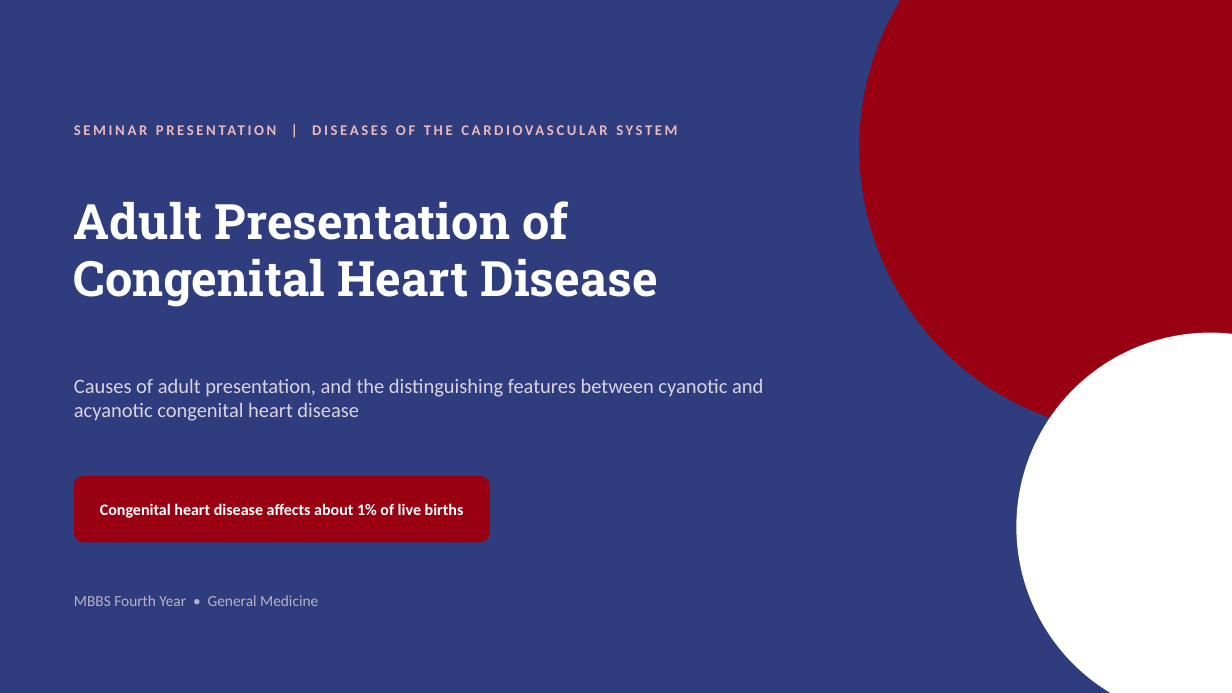
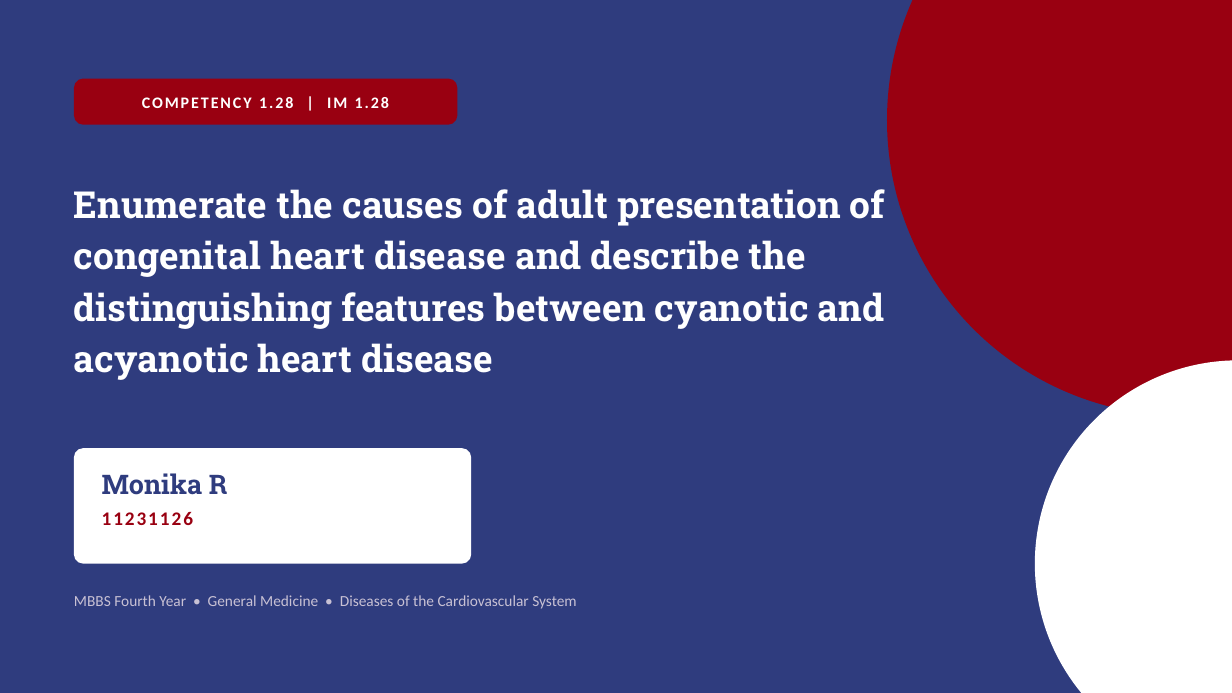
Before and after one commit to highhsenberg/highhsenberg, a slide deck: slide 1 of deck/Congenital-Heart-Disease-in-Adults.pptx. Drawn at 1232x693 pixels with LibreOffice and Linux fonts; fonts in the diff are those of the drawing. Boxes give left, top, right and bottom in pixels: in the first picture for what was removed or moved away, otherwise in the second. Text is boxed around its words. In the diff, an @@ line names an element or a change of style, - is before the commit and + after.

```diff
--- a/deck/Congenital-Heart-Disease-in-Adults.pptx
+++ b/deck/Congenital-Heart-Disease-in-Adults.pptx
@@ ellipse: place and size @@
-ellipse at bbox=[860, 0, 1232, 434]
+ellipse at bbox=[887, 0, 1232, 416]
@@ rounded rectangle added at bbox=[74, 79, 457, 125], fill #990011 @@
@@ text removed at bbox=[74, 116, 906, 143] @@
-SEMINAR PRESENTATION | DISEASES OF THE CARDIOVASCULAR SYSTEM
@@ text added at bbox=[142, 97, 389, 108], 12.5 pt, text #FFFFFF, bold @@
+COMPETENCY 1.28 | IM 1.28
@@ text at bbox=[74, 189, 885, 380]: text changed; size 16 to 29 pt; font Calibri to Roboto Slab; text colour #D9D3E0 to #FFFFFF; bold on @@
-Causes of adult presentation, and the distinguishing features between cyanotic and acyanotic congenital heart disease
+Enumerate the causes of adult presentation of congenital heart disease and describe the distinguishing features between cyanotic and acyanotic heart disease
@@ text removed at bbox=[74, 201, 658, 307] @@
-Adult Presentation of
-Congenital Heart Disease
@@ ellipse: place and size @@
-ellipse at bbox=[1017, 333, 1232, 693]
+ellipse at bbox=[1035, 360, 1232, 693]
@@ rounded rectangle: place and size @@
-rounded rectangle at bbox=[74, 476, 490, 543]
+rounded rectangle at bbox=[74, 448, 471, 564]
@@ rounded rectangle at bbox=[74, 448, 471, 564]: fill #990011 to #FFFFFF; proportions changed @@
@@ text at bbox=[102, 473, 228, 495]: text changed; size 12.5 to 21 pt; font Calibri to Roboto Slab; text colour #FFFFFF to #2F3C7E @@
-Congenital heart disease affects about 1% of live births
+Monika R
@@ text added at bbox=[102, 504, 453, 531], 15 pt, text #990011, bold @@
+11231126
@@ text at bbox=[74, 595, 576, 609]: text changed; text colour #B9B2C6 to #C8C1D4 @@
-MBBS Fourth Year • General Medicine
+MBBS Fourth Year • General Medicine • Diseases of the Cardiovascular System
```
Also in this commit, not shown: 4 other slides changed, 3 slides added, 5 slides removed, 1 other file.
